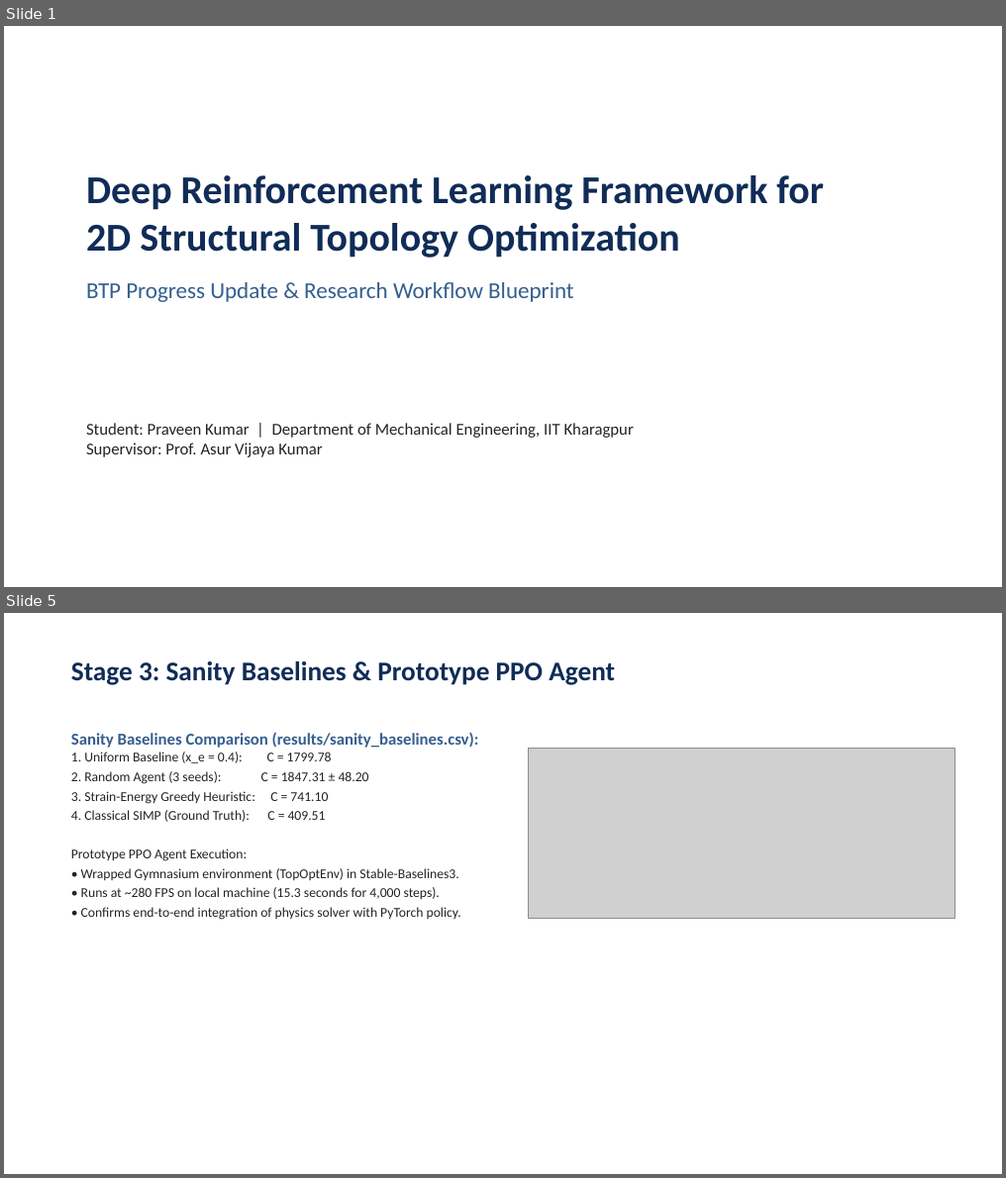
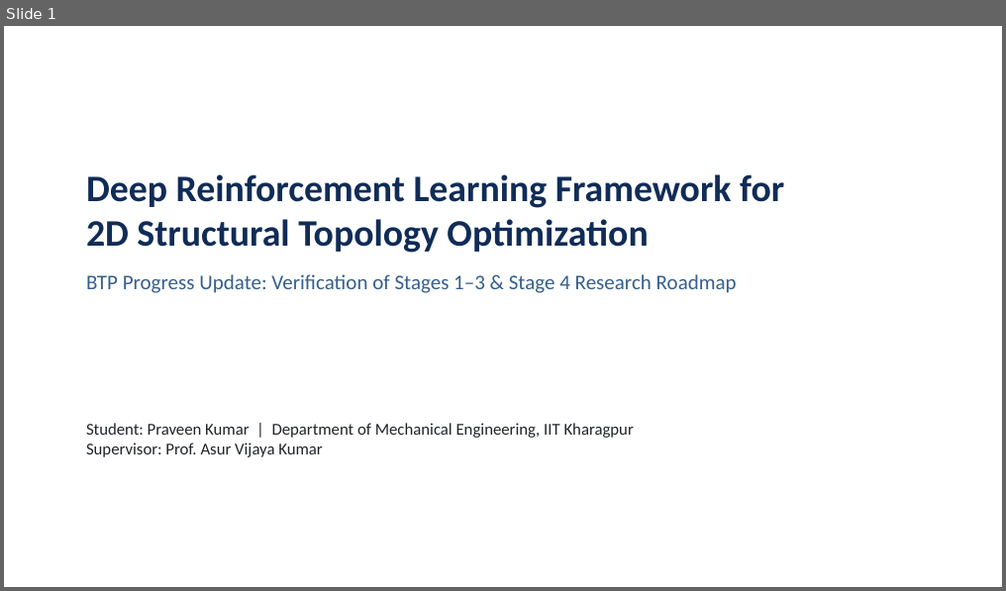
Before and after one commit to praveenantemass123/topology-optimization-rl, a slide deck: BTP_TopOpt_RL_Progress_Praveen.pptx. Shown one above the other, each under a label of ours: slides 1 and 5 before the commit, slide 1 after it; the slides between them are not shown. The pictures are 1006x1178 and 1006x591 pixels, drawn with LibreOffice and Linux fonts; fonts in the diff are those of the drawing; grey boxes stand for pictures. Boxes give left, top, right and bottom in pixels: in the first picture for what was removed or moved away, otherwise in the second. Text is boxed around its words. In the diff, an @@ line names an element or a change of style, - is before the commit and + after.

```diff
--- a/BTP_TopOpt_RL_Progress_Praveen.pptx
+++ b/BTP_TopOpt_RL_Progress_Praveen.pptx
@@ slide 5 removed at box(4, 613, 1002, 1174), background #FFFFFF @@
@@ text removed at box(71, 662, 615, 685) @@
-Stage 3: Sanity Baselines & Prototype PPO Agent
@@ text removed at box(71, 732, 479, 920) @@
-Sanity Baselines Comparison (results/sanity_baselines.csv):
-1. Uniform Baseline (x_e = 0.4): C = 1799.78
-2. Random Agent (3 seeds): C = 1847.31 ± 48.20
-3. Strain-Energy Greedy Heuristic: C = 741.10
-4. Classical SIMP (Ground Truth): C = 409.51
-Prototype PPO Agent Execution:
-• Wrapped Gymnasium environment (TopOptEnv) in Stable-Baselines3.
-• Runs at ~280 FPS on local machine (15.3 seconds for 4,000 steps).
-• Confirms end-to-end integration of physics solver with PyTorch policy.
@@ picture removed at box(528, 748, 954, 919) @@
@@ slide 1 changed as well @@
@@ text at box(86, 174, 784, 253): size 38 to 36 pt in "Deep Reinforcement Learning Framework for 2D Structural ..." @@
@@ text at box(86, 274, 737, 293): text changed; size 22 to 20 pt @@
-BTP Progress Update & Research Workflow Blueprint
+BTP Progress Update: Verification of Stages 1–3 & Stage 4 Research Roadmap
```
Also in this commit, not shown: 4 other slides changed, 1 slide added, 20 other files.
